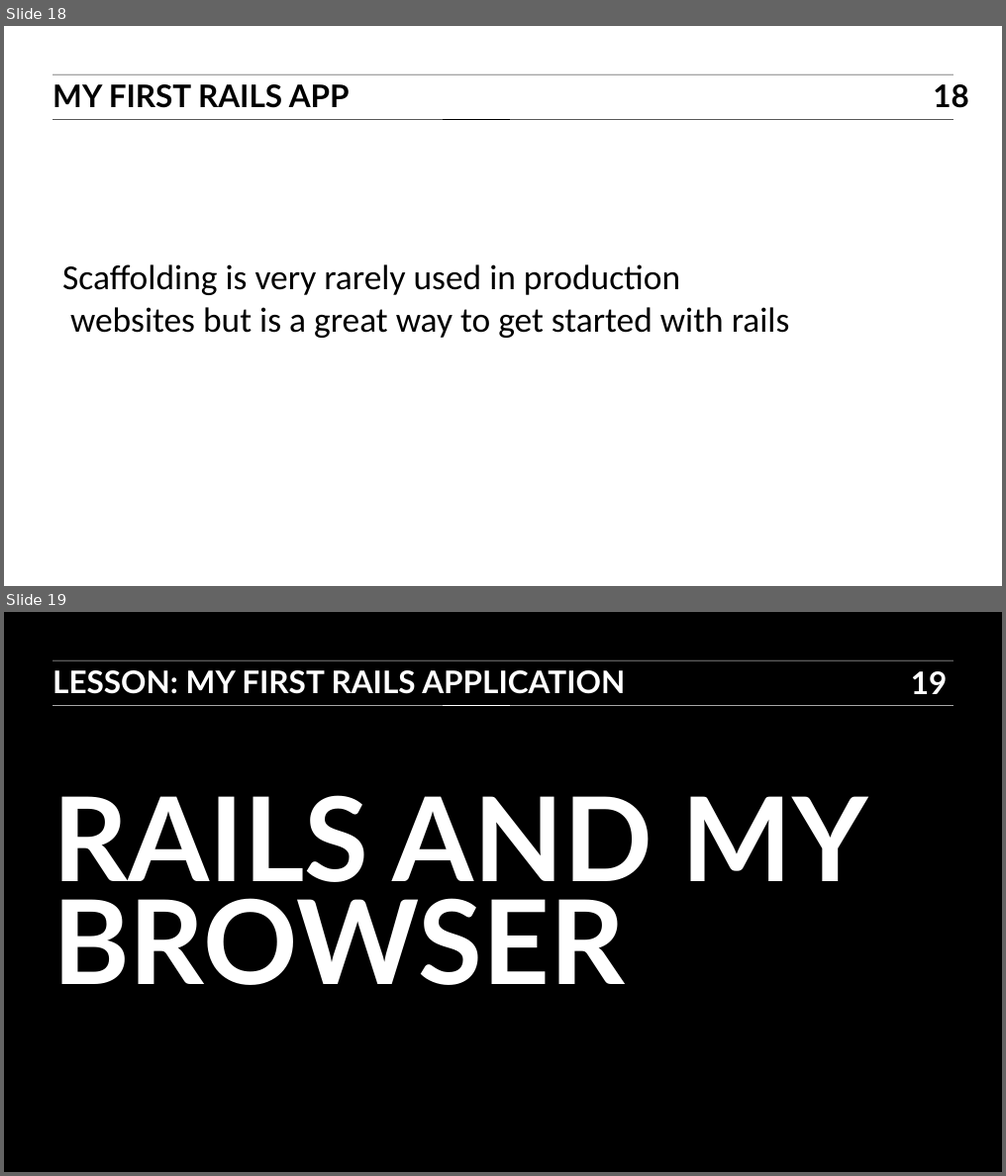
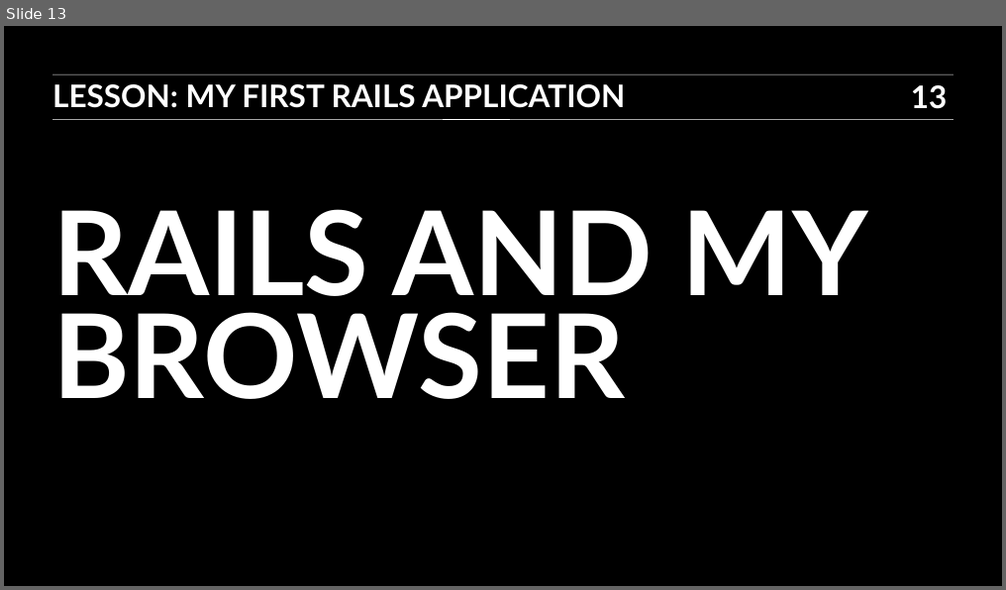
Before and after one commit to TravisGriffiths/ITR-BOS-01, a slide deck: Slides/07_ITR_slides.ppt. Shown one above the other, each under a label of ours: slides 18 and 19 before the commit, slide 13 after it. The pictures are 1006x1176 and 1006x590 pixels, drawn with LibreOffice and Linux fonts; fonts in the diff are those of the drawing. Boxes give left, top, right and bottom in pixels: in the first picture for what was removed or moved away, otherwise in the second. Text is boxed around its words. In the diff, an @@ line names an element or a change of style, - is before the commit and + after.

```diff
--- a/Slides/07_ITR_slides.ppt
+++ b/Slides/07_ITR_slides.ppt
@@ slide 18 removed at (4, 26, 1002, 586), background #FFFFFF @@
@@ line removed from (53, 75) to (953, 75) @@
@@ text removed at (53, 84, 350, 108) @@
-MY FIRST RAILS APP
@@ page number removed at (933, 84, 969, 108) @@
-18
@@ line removed from (53, 119) to (953, 119) @@
@@ text removed at (62, 265, 790, 338) @@
-Scaffolding is very rarely used in production
-websites but is a great way to get started with rails
@@ what was slide 19 is now slide 13 @@
@@ page number at (911, 85, 947, 109): text changed @@
-19
+13
```
Also in this commit, not shown: 2 slides changed, 10 slides added, 15 other slides removed, 7 other files.
